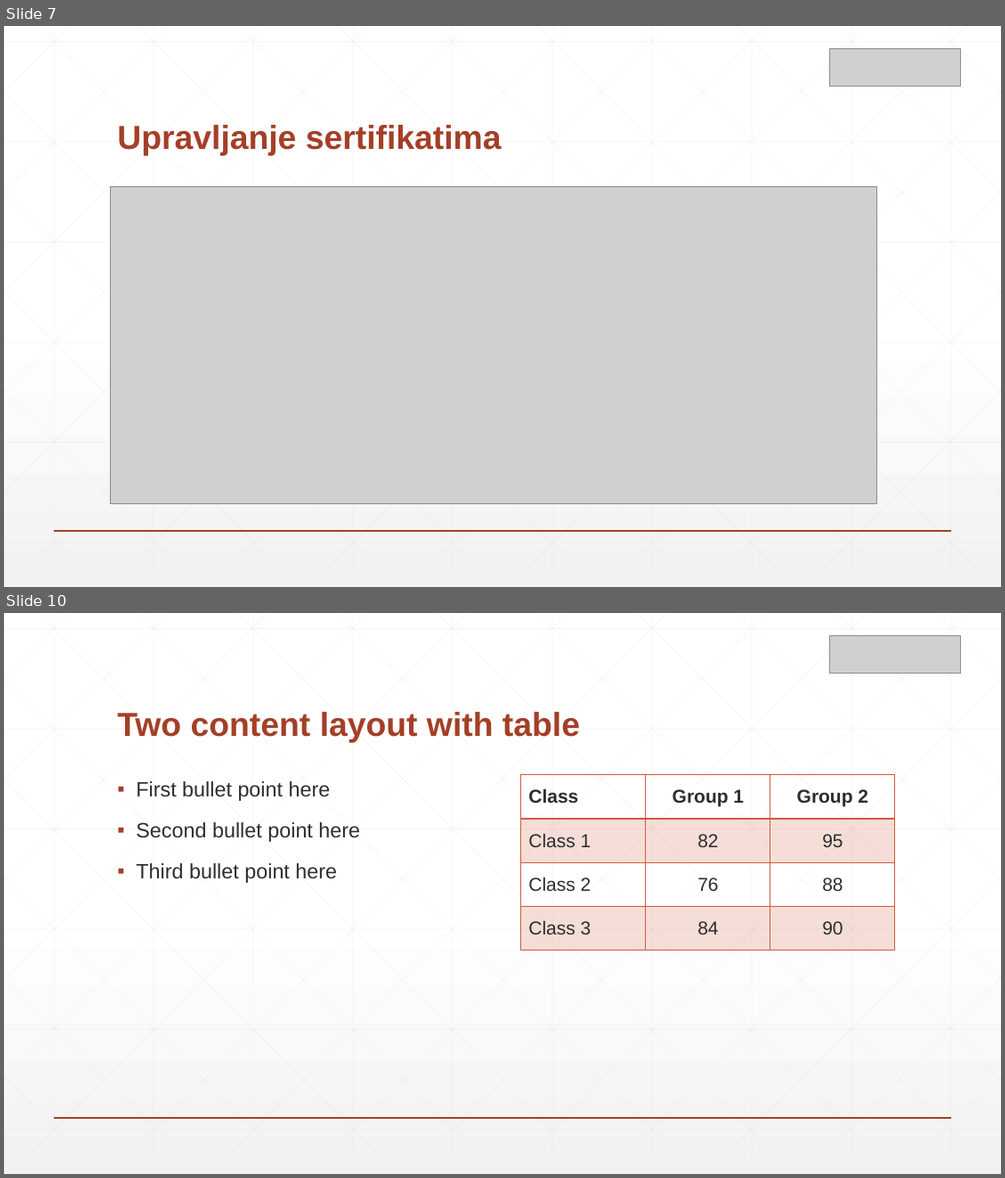
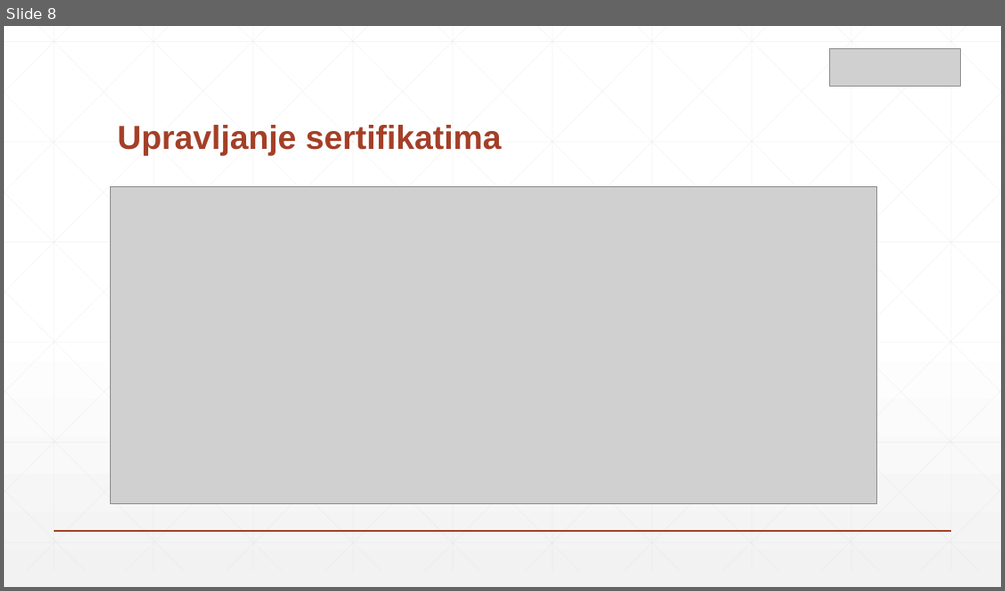
Before and after one commit to zsrdjan/presentations, a slide deck: azure-meetup-key-vault/presentation.pptx. Shown one above the other, each under a label of ours: slides 7 and 10 before the commit, slide 8 after it; the slides between them are not shown. The pictures are 1005x1178 and 1005x591 pixels, drawn with LibreOffice and Linux fonts; fonts in the diff are those of the drawing; grey boxes stand for pictures. Boxes give left, top, right and bottom in pixels: in the first picture for what was removed or moved away, otherwise in the second. Text is boxed around its words. In the diff, an @@ line names an element or a change of style, - is before the commit and + after.

```diff
--- a/azure-meetup-key-vault/presentation.pptx
+++ b/azure-meetup-key-vault/presentation.pptx
@@ slide 10 removed at (x1=4, y1=613, x2=1001, y2=1174), background gradient #FFFFFF to #F2F2F2; not listed: 47 template elements that a slide beside it also shows @@
@@ picture removed at (x1=830, y1=635, x2=961, y2=673) @@
@@ title removed at (x1=117, y1=712, x2=580, y2=743) @@
-Two content layout with table
@@ text removed at (x1=136, y1=781, x2=360, y2=883) @@
-▪ First bullet point here
-▪ Second bullet point here
-▪ Third bullet point here
@@ table removed at (x1=521, y1=775, x2=896, y2=950), 4 rows, 3 columns @@
-Class | Group 1 | Group 2
-Class 1 | 82 | 95
-Class 2 | 76 | 88
-Class 3 | 84 | 90
@@ what was slide 7 is now slide 8 @@
```
Also in this commit, not shown: 3 slides changed, 8 slides added, 8 other slides removed.
